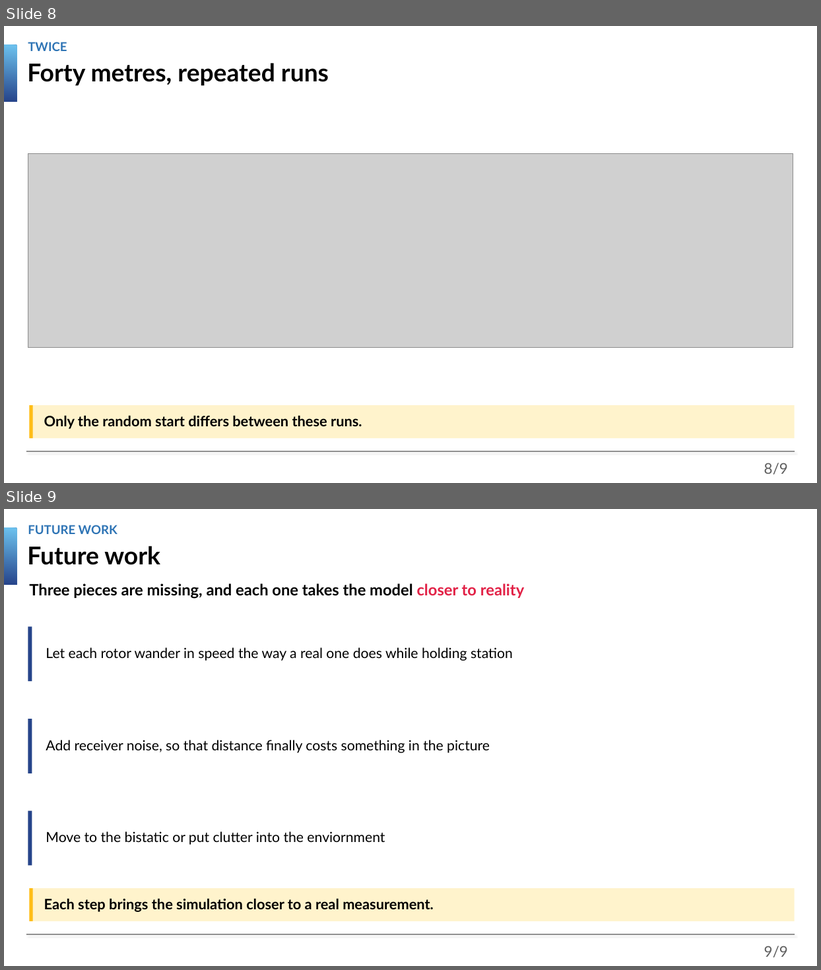
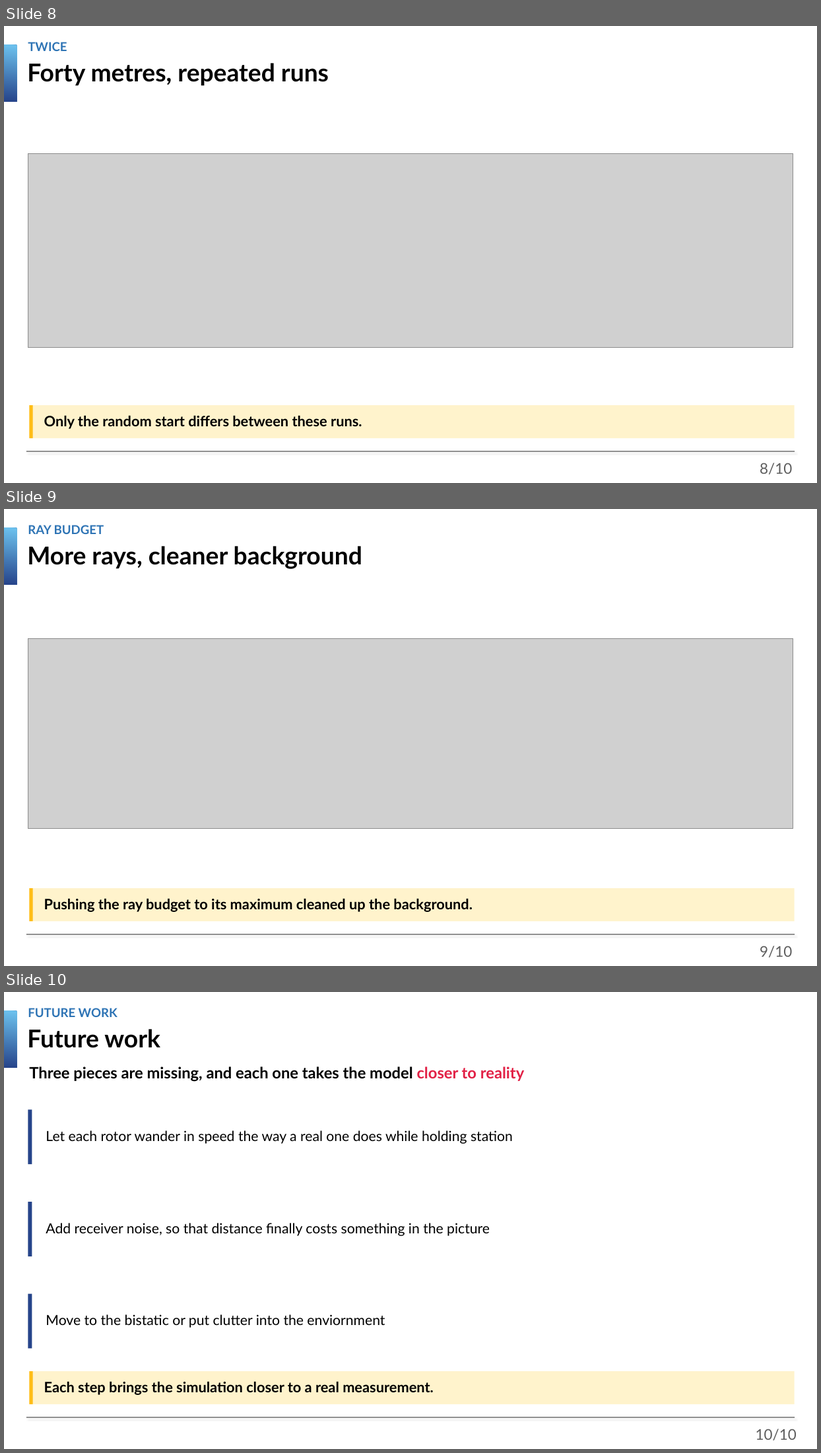
Before and after one commit to Dkor-1/sionna2, a slide deck: decks/teammeeting_0811_v20.pptx. Shown one above the other, each under a label of ours: slides 8 and 9 before the commit, slides 8, 9 and 10 after it. The pictures are 821x970 and 821x1453 pixels, drawn with LibreOffice and Linux fonts; fonts in the diff are those of the drawing; grey boxes stand for pictures; background and template pictures are left out. Boxes give left, top, right and bottom in pixels: in the first picture for what was removed or moved away, otherwise in the second. Text is boxed around its words. In the diff, an @@ line names an element or a change of style, - is before the commit and + after.

```diff
--- a/decks/teammeeting_0811_v20.pptx
+++ b/decks/teammeeting_0811_v20.pptx
@@ slide 9 added at <box>4,509,817,966</box>, background #FFFFFF; not listed: 2 template elements that a slide beside it also shows @@
@@ text added at <box>28,525,104,534</box>, 29 pt, text #2E74B5, bold @@
+RAY BUDGET
@@ text added at <box>27,546,362,569</box>, 58 pt, text #000000, bold @@
+More rays, cleaner background
@@ picture added at <box>28,638,793,829</box> @@
@@ rectangle added at <box>29,889,794,921</box>, fill #FFF3CC @@
@@ rectangle added at <box>29,889,32,921</box>, fill #FFBD16 @@
@@ text added at <box>44,898,473,912</box>, 34 pt, text #000000, bold @@
+Pushing the ray budget to its maximum cleaned up the background.
@@ page number added at <box>760,946,792,958</box>, 35 pt, text #5E5E5E @@
+9/10
@@ page number at <box>760,463,792,475</box>: text changed @@
-8/9
+8/10
@@ what was slide 9 is now slide 10 @@
@@ page number at <box>756,1429,797,1441</box>: text changed @@
-9/9
+10/10
```
Also in this commit, not shown: 6 other files.
